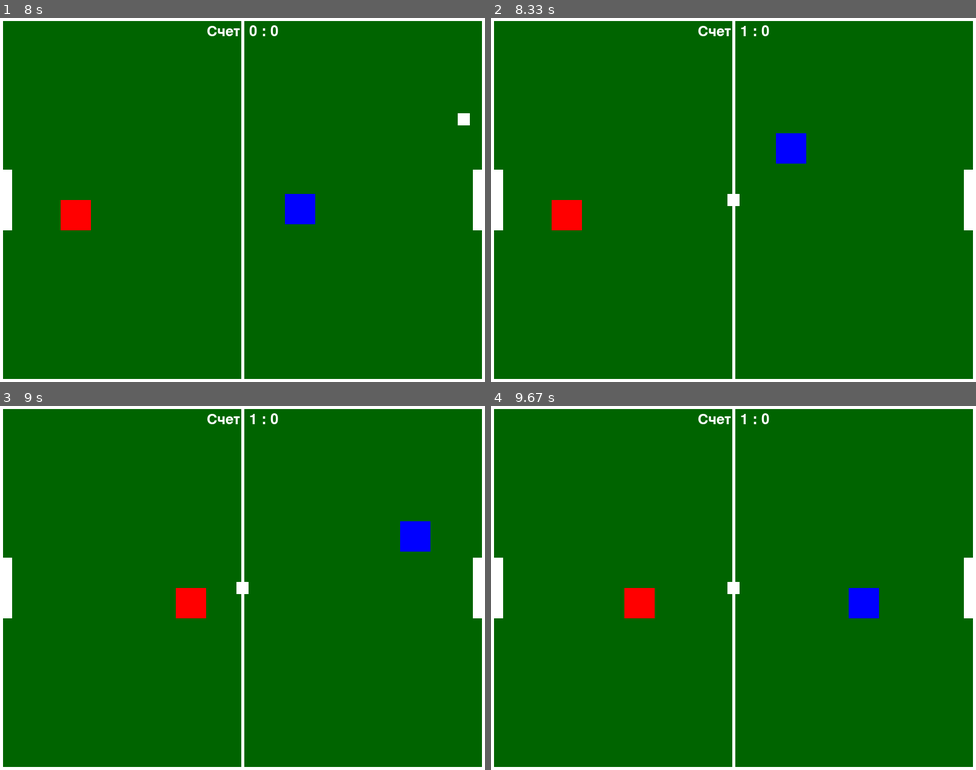
Above: before the commit, frames 1-4 (two rows, left to right).
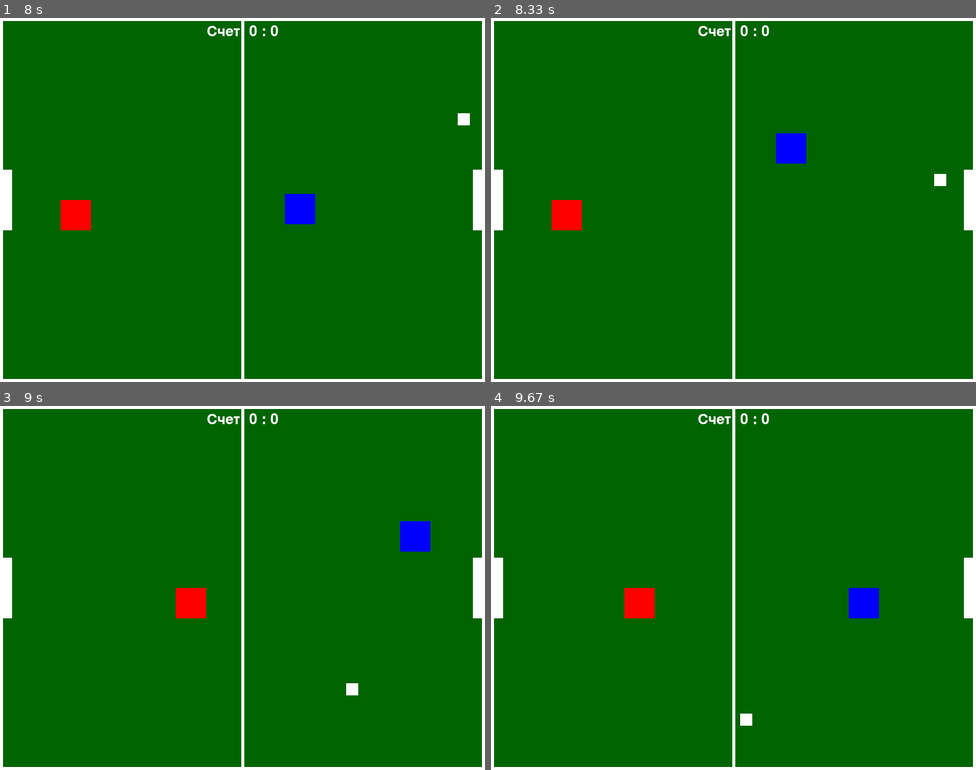
Above: after the commit, the same moments.

Repository: stepik0875/PyGameFootBall
Game: pygame game, started from main.py
Same seed, same stepped clock (60 frames per second), same inputs: the game is played once before the commit and once after it.
Inputs:
- Up to frame 1 (8 s): tap Enter at 0.33 s; hold Right 0.67-1.13 s; hold D 0.67-1.13 s; tap Space at 0.73, 1.03, 1.23, 1.57, 1.87, 2.07, 2.37, 2.63, 2.97, 3.27, 3.4, 3.8, 4.1, 4.47, 4.87, 5.17, 5.37, 5.67, 5.87, 6.2, 6.5, 6.7, 7, 7.27, 7.6, 7.9 s; tap Shift at 0.82, 2.15, 3.48, 4.95, 6.28, 7.68 s; hold Up 1.17-1.47 s; hold Right 1.5-1.97 s; hold D 1.5-1.97 s; hold Left 2-2.53 s; hold A 2-2.53 s; hold Down 2.57-2.87 s; hold Left 2.9-3.3 s; hold A 2.9-3.3 s; hold Up 3.33-3.7 s; hold Right 3.73-4.37 s; hold D 3.73-4.37 s; hold Down 4.4-4.77 s; hold Left 4.8-5.27 s; hold A 4.8-5.27 s; hold Right 5.3-5.77 s; hold D 5.3-5.77 s; hold Up 5.8-6.1 s; hold Right 6.13-6.6 s; hold D 6.13-6.6 s; hold Left 6.63-7.17 s; hold A 6.63-7.17 s; hold Down 7.2-7.5 s; hold Left 7.53-7.93 s; hold A 7.53-7.93 s; hold Up from 7.97 s (still down)
- Up to frame 2 (8.33 s): keep holding Up; tap Space at 8.03 s
- Up to frame 3 (9 s): release Up at 8.33 s; hold Right from 8.37 s (still down); hold D from 8.37 s (still down); tap Space at 8.43, 8.73 s
- Up to frame 4 (9.67 s): release Right at 9 s; release D at 9 s; hold Down 9.03-9.4 s; tap Space at 9.1, 9.5 s; tap Shift at 9.18 s; hold Left from 9.43 s (still down); hold A from 9.43 s (still down)

Frame 1 is identical in both runs. In frame 2, 0.2% of the frame differs, in the area x 48-94%, y 2-52%; in frame 3, 0.2%; in frame 4, 0.2%.

Commit message:
Update main.py

Diff:
--- a/main.py
+++ b/main.py
@@ -142,58 +142,45 @@
                     sel_pol = (sel_pol - 1) % len(fields)
                 elif event.key == pygame.K_DOWN:
                     sel_pol = (sel_pol + 1) % len(fields)
-                elif event.key == pygame.K_RIGHT:
-
-
-                    selected_color1_ind = player_color_names.index(
-                        selected_color1_n)
-                    selected_color1_ind = (
-                        selected_color1_ind + 1) % len(player_color_names)
+                elif event.key == pygame.K_a:  # Для игрока 1 - влево
+                    selected_color1_ind = player_color_names.index(selected_color1_n)
+                    selected_color1_ind = (selected_color1_ind - 1) % len(player_color_names)
                     selected_color1_n = player_color_names[selected_color1_ind]
                     selected_color1 = player_colors[selected_color1_ind]
-                elif event.key == pygame.K_LEFT:
-
-                    selected_color1_ind = player_color_names.index(
-                        selected_color1_n)
-                    selected_color1_ind = (
-                        selected_color1_ind - 1) % len(player_color_names)
+                elif event.key == pygame.K_d:  # Для игрока 1 - вправо
+                    selected_color1_ind = player_color_names.index(selected_color1_n)
+                    selected_color1_ind = (selected_color1_ind + 1) % len(player_color_names)
                     selected_color1_n = player_color_names[selected_color1_ind]
                     selected_color1 = player_colors[selected_color1_ind]
-                elif event.key == pygame.K_SPACE:
-
-                    selected_color2_ind = player_color_names.index(
-                        selected_color2_n)
-                    selected_color2_ind = (
-                        selected_color2_ind + 1) % len(player_color_names)
+                elif event.key == pygame.K_LEFT:  # Для игрока 2 - влево
+                    selected_color2_ind = player_color_names.index(selected_color2_n)
+                    selected_color2_ind = (selected_color2_ind - 1) % len(player_color_names)
                     selected_color2_n = player_color_names[selected_color2_ind]
                     selected_color2 = player_colors[selected_color2_ind]
-
-            if event.type == pygame.MOUSEBUTTONDOWN:
-                if event.button == 1:
+                elif event.key == pygame.K_RIGHT:  # Для игрока 2 - вправо
+                    selected_color2_ind = player_color_names.index(selected_color2_n)
+                    selected_color2_ind = (selected_color2_ind + 1) % len(player_color_names)
+                    selected_color2_n = player_color_names[selected_color2_ind]
+                    selected_color2 = player_colors[selected_color2_ind]
+                elif event.key == pygame.K_LSHIFT:  # Левый Shift для выбора поля
+                    sel_pol = (sel_pol + 1) % len(fields)
+
+                elif event.key == pygame.K_SPACE:
                     selected_goals += 1
                     if selected_goals > 10:
                         selected_goals = 1
 
-        field_text = font.render(
-            f"Поле: {fields[sel_pol]}", True, WHITE)
-        color_text1 = font.render(
-            f"Цвет игрока 1: {selected_color1_n}", True, WHITE)
-        color_text2 = font.render(
-            f"Цвет игрока 2: {selected_color2_n}", True, WHITE)
-        goals_text = font.render(
-            f"Голов до победы: {selected_goals}", True, WHITE)
+        field_text = font.render(f"Поле: {fields[sel_pol]}", True, WHITE)
+        color_text1 = font.render(f"Цвет игрока 1: {selected_color1_n}", True, WHITE)
+        color_text2 = font.render(f"Цвет игрока 2: {selected_color2_n}", True, WHITE)
+        goals_text = font.render(f"Голов до победы: {selected_goals}", True, WHITE)
         start_text = font.render("Нажмите Enter для начала игры", True, WHITE)
 
-        menu_screen.blit(field_text, (SCREEN_WIDTH // 2 -
-                         field_text.get_width() // 2, 150))
-        menu_screen.blit(color_text1, (SCREEN_WIDTH // 2 -
-                         color_text1.get_width() // 2, 200))
-        menu_screen.blit(color_text2, (SCREEN_WIDTH // 2 -
-                         color_text2.get_width() // 2, 250))
-        menu_screen.blit(goals_text, (SCREEN_WIDTH // 2 -
-                         goals_text.get_width() // 2, 300))
-        menu_screen.blit(start_text, (SCREEN_WIDTH // 2 -
-                         start_text.get_width() // 2, 400))
+        menu_screen.blit(field_text, (SCREEN_WIDTH // 2 - field_text.get_width() // 2, 150))
+        menu_screen.blit(color_text1, (SCREEN_WIDTH // 2 - color_text1.get_width() // 2, 200))
+        menu_screen.blit(color_text2, (SCREEN_WIDTH // 2 - color_text2.get_width() // 2, 250))
+        menu_screen.blit(goals_text, (SCREEN_WIDTH // 2 - goals_text.get_width() // 2, 300))
+        menu_screen.blit(start_text, (SCREEN_WIDTH // 2 - start_text.get_width() // 2, 400))
 
         pygame.display.flip()
 
@@ -202,6 +189,7 @@
             return fields[sel_pol], selected_color1, selected_color2, selected_goals
 
     pygame.quit()
+
 
 
 def game_over_menu(score1, score2):
@@ -242,11 +230,9 @@
     screen = pygame.display.set_mode((SCREEN_WIDTH, SCREEN_HEIGHT))
     pygame.display.set_caption("2D Футбол")
 
-
     all_sprites = pygame.sprite.Group()
     player1 = Player(player1_color, 'player1', 50, SCREEN_HEIGHT // 2)
-    player2 = Player(player2_color, 'player2',
-                     SCREEN_WIDTH - 100, SCREEN_HEIGHT // 2)
+    player2 = Player(player2_color, 'player2', SCREEN_WIDTH - 100, SCREEN_HEIGHT // 2)
     ball = Ball()
 
     all_sprites.add(player1, player2, ball)
@@ -254,6 +240,11 @@
     clock = pygame.time.Clock()
     score1 = 0
     score2 = 0
+
+    goal_width = 100
+    goal_depth = 20
+    goal_left_rect = pygame.Rect(0, SCREEN_HEIGHT // 2 - goal_width // 2, goal_depth, goal_width)
+    goal_right_rect = pygame.Rect(SCREEN_WIDTH - goal_depth, SCREEN_HEIGHT // 2 - goal_width // 2, goal_depth, goal_width)
 
     running = True
     while running:
@@ -266,12 +257,13 @@
         ball.bounce(player1)
         ball.bounce(player2)
 
-        if ball.rect.left <= 0:
+        # Проверка попадания в ворота
+        if ball.rect.colliderect(goal_left_rect):  # Левые ворота
             score2 += 1
             ball.rect.center = (SCREEN_WIDTH // 2, SCREEN_HEIGHT // 2)
             ball.speed_x = 0
             ball.speed_y = 0
-        if ball.rect.right >= SCREEN_WIDTH:
+        if ball.rect.colliderect(goal_right_rect):  # Правые ворота
             score1 += 1
             ball.rect.center = (SCREEN_WIDTH // 2, SCREEN_HEIGHT // 2)
             ball.speed_x = 0
@@ -287,19 +279,14 @@
         pygame.draw.line(screen, WHITE, (SCREEN_WIDTH // 2, 0),
                          (SCREEN_WIDTH // 2, SCREEN_HEIGHT), 5)
 
-        goal_width = 100
-        goal_depth = 20
-        pygame.draw.rect(screen, WHITE, (0, SCREEN_HEIGHT //
-                         2 - goal_width // 2, goal_depth, goal_width))
-        pygame.draw.rect(screen, WHITE, (SCREEN_WIDTH - goal_depth,
-                         SCREEN_HEIGHT // 2 - goal_width // 2, goal_depth, goal_width))
+        pygame.draw.rect(screen, WHITE, goal_left_rect)
+        pygame.draw.rect(screen, WHITE, goal_right_rect)
 
         all_sprites.draw(screen)
 
         font = pygame.font.Font(None, 36)
         score_text = font.render(f"Счет: {score1} : {score2}", True, WHITE)
-        screen.blit(score_text, (SCREEN_WIDTH // 2 -
-                    score_text.get_width() // 2, 10))
+        screen.blit(score_text, (SCREEN_WIDTH // 2 - score_text.get_width() // 2, 10))
 
         pygame.display.flip()
 
